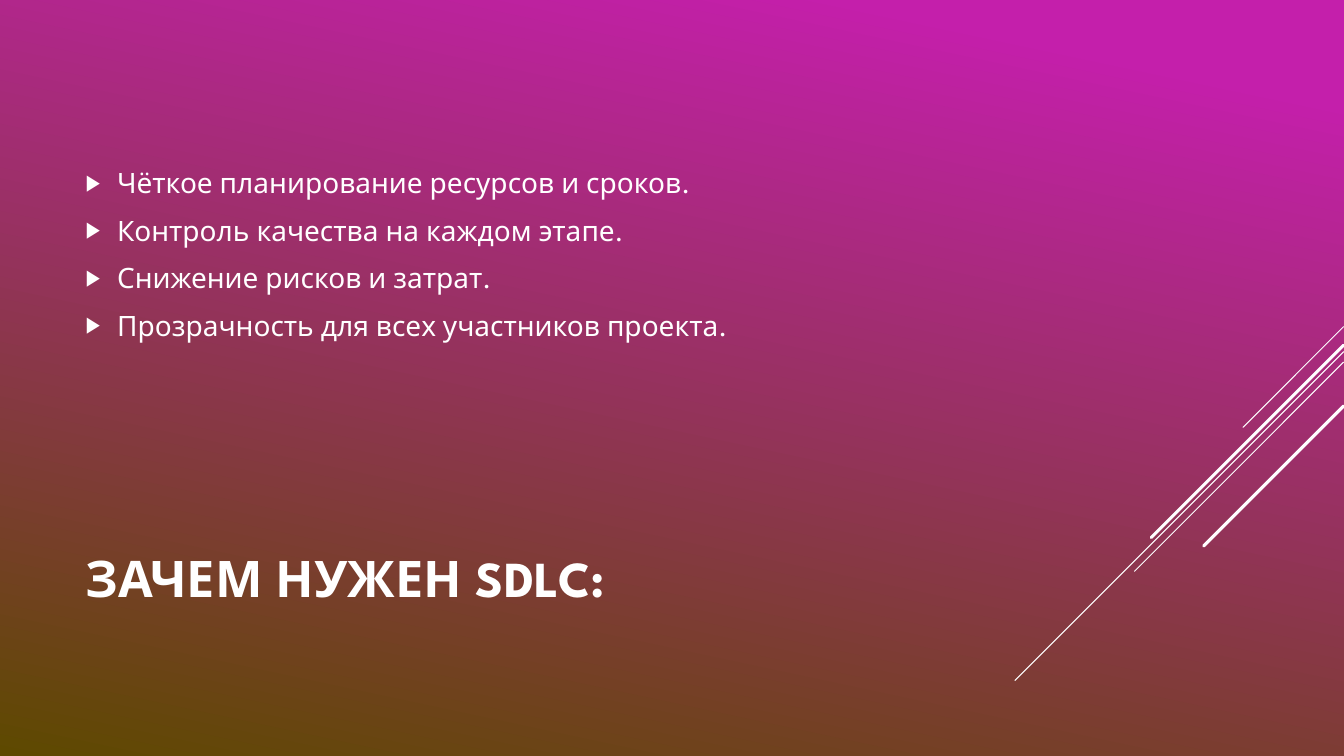
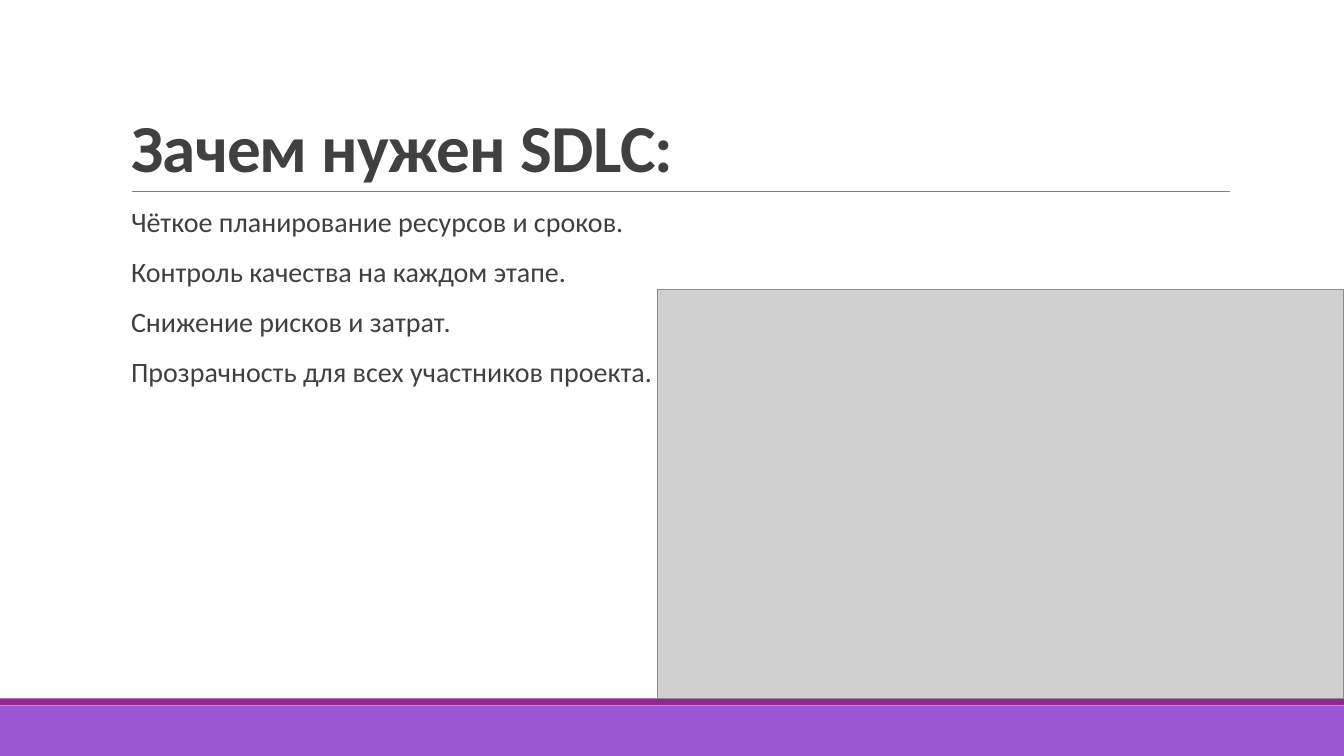
Before and after one commit to ArSu7/-, a slide deck: slide 3 of Жизненный.pptx. Drawn at 1344x756 pixels with LibreOffice and Linux fonts; fonts in the diff are those of the drawing; grey boxes stand for pictures. Boxes give left, top, right and bottom in pixels: in the first picture for what was removed or moved away, otherwise in the second. Text is boxed around its words. In the diff, an @@ line names an element or a change of style, - is before the commit and + after.

```diff
--- a/Жизненный.pptx
+++ b/Жизненный.pptx
@@ background gradient #C51FAB to #5E4A00 to #FFFFFF @@
@@ title "Зачем нужен SDLC:" at (131, 128, 674, 183): vertical alignment middle to bottom @@
@@ title at (131, 128, 674, 183): text changed; size 36 to 48 pt; font League Spartan to Calibri; text colour #FFFFFF to #404040 @@
-ЗАЧЕМ НУЖЕН SDLC:
+Зачем нужен SDLC:
@@ text "Чёткое планирование ресурсов и сроков.": place and size @@
-text "Чёткое планирование ресурсов и сроков." at (117, 172, 718, 343)
+text "Чёткое планирование ресурсов и сроков." at (131, 213, 651, 387)
@@ text "Чёткое планирование ресурсов и сроков." at (131, 213, 651, 387): font League Spartan to Calibri, text colour #FFFFFF to #404040; bullet ▶ to  ; line spacing 1 to 0.9; more space between paragraphs; bullet colour #FFFFFF to #92278F; vertical alignment middle to top @@
@@ line added from (132, 192) to (1231, 192), #808080 0.5 pt @@
@@ picture added at (657, 290, 1344, 700) @@
@@ group removed at (1015, 327, 1344, 681): 5 lines @@
@@ rectangle added at (0, 706, 1344, 756), fill #9B57D3 @@
@@ rectangle added at (0, 699, 1344, 706), fill #92278F @@
```
Also in this commit, not shown: 16 other slides changed.
